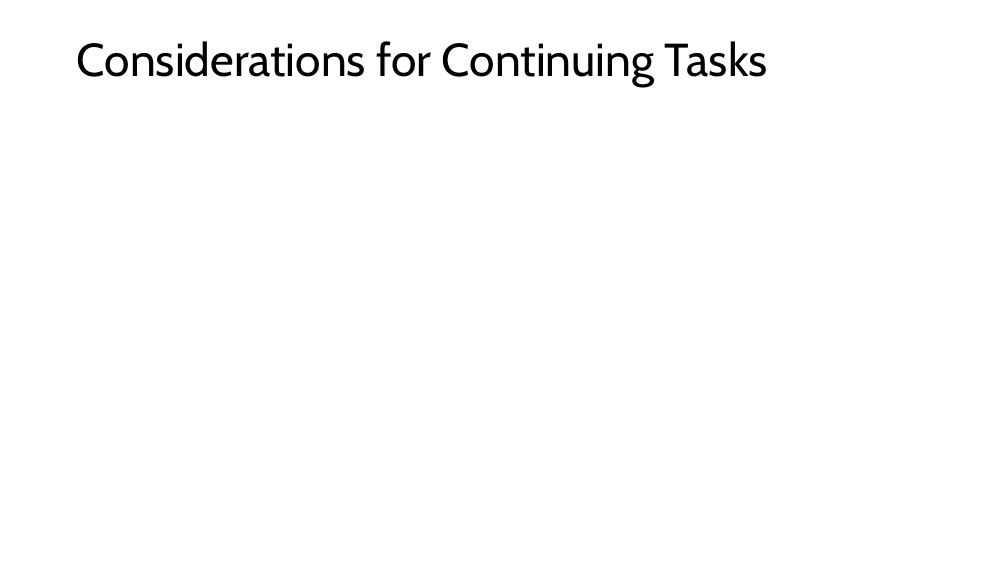
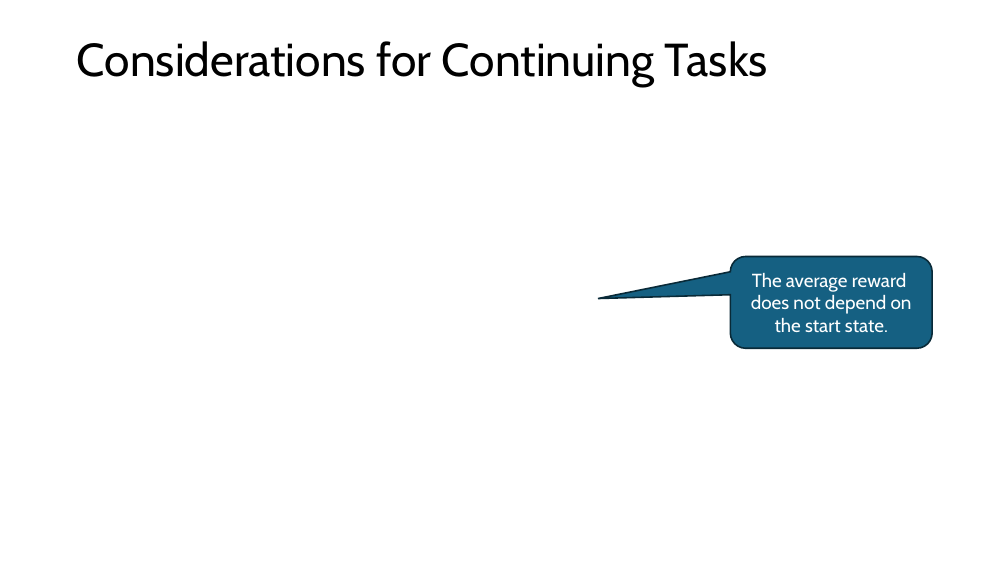
Before and after one commit to mhahsler/Introduction_to_Reinforcement_Learning, a slide deck: slide 36 of slides/Lecture_Chapter09.pptx (slide 35 before the commit). Drawn at 1008x567 pixels with LibreOffice and Linux fonts; fonts in the diff are those of the drawing; grey boxes stand for pictures. Boxes give left, top, right and bottom in pixels: in the first picture for what was removed or moved away, otherwise in the second. Text is boxed around its words. In the diff, an @@ line names an element or a change of style, - is before the commit and + after.

```diff
--- a/slides/Lecture_Chapter09.pptx
+++ b/slides/Lecture_Chapter09.pptx
@@ rounded speech box added at [730, 256, 932, 348], fill #156082, outline #092A39 1.5 pt, 18 pt, text #FFFFFF @@
+The average reward does not depend on the start state.
```
Also in this commit, not shown: 5 other slides changed, 1 slide added, 5 other files.
